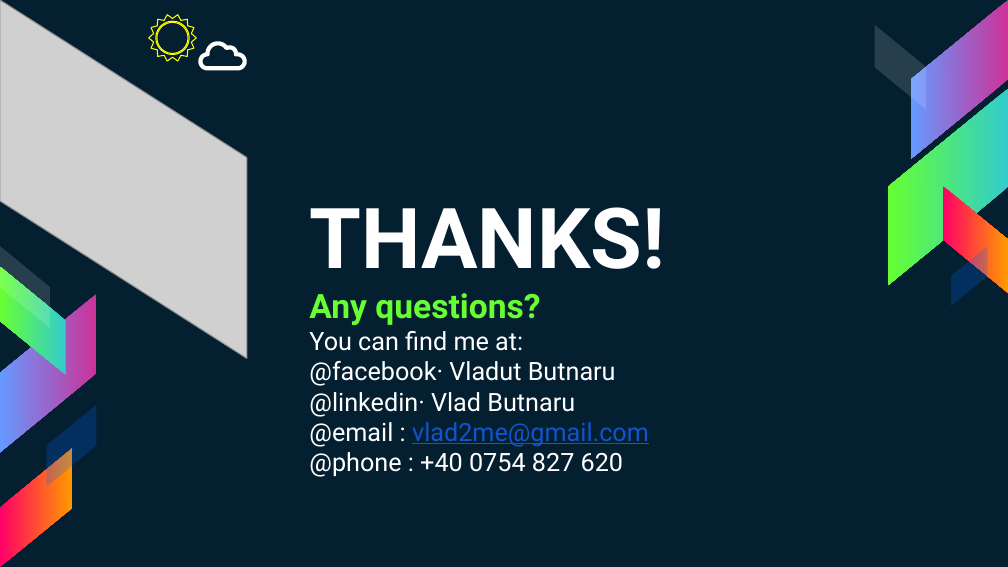
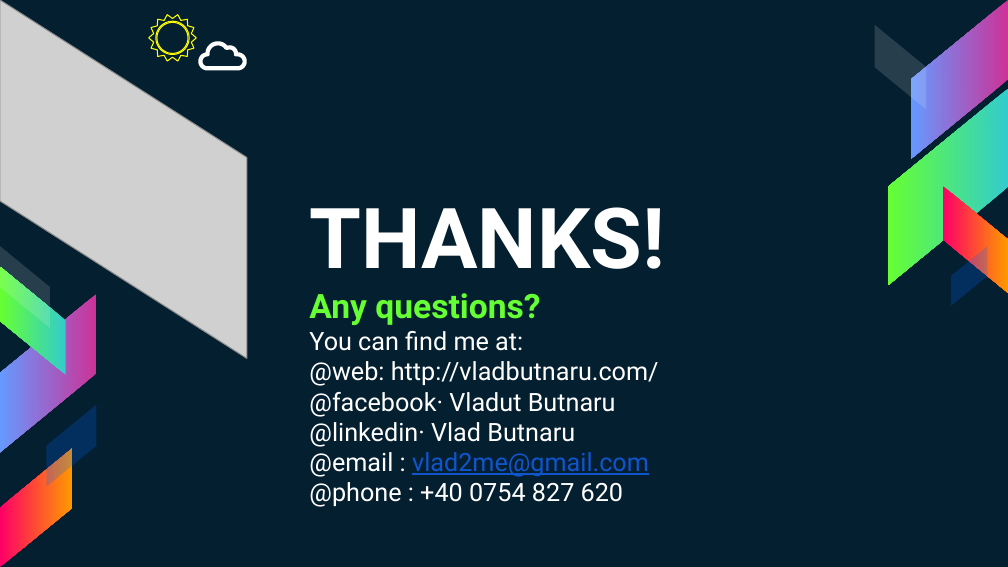
Before and after one commit to vladutbutnaru/enered-java, a slide deck: slide 44 of Slides/Session 1.pptx. Drawn at 1008x567 pixels with LibreOffice and Linux fonts; fonts in the diff are those of the drawing; grey boxes stand for pictures. Boxes give left, top, right and bottom in pixels: in the first picture for what was removed or moved away, otherwise in the second. Text is boxed around its words. In the diff, an @@ line names an element or a change of style, - is before the commit and + after.

Commit message:
Updated presentation

```diff
--- a/Slides/Session 1.pptx
+++ b/Slides/Session 1.pptx
@@ subtitle at box(309, 361, 659, 386): paragraph added @@
+@web: http://vladbutnaru.com/
```
Also in this commit, not shown: 1 other slide changed.
